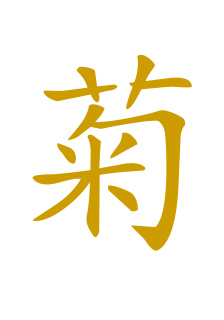
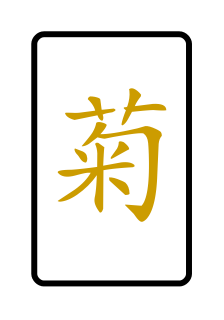
Layer changes from the first (224, 320) image to the second:
added layer "Clipboard" above "菊" over [31, 31, 192, 287]
painted on "菊" over [32, 54, 192, 251]
